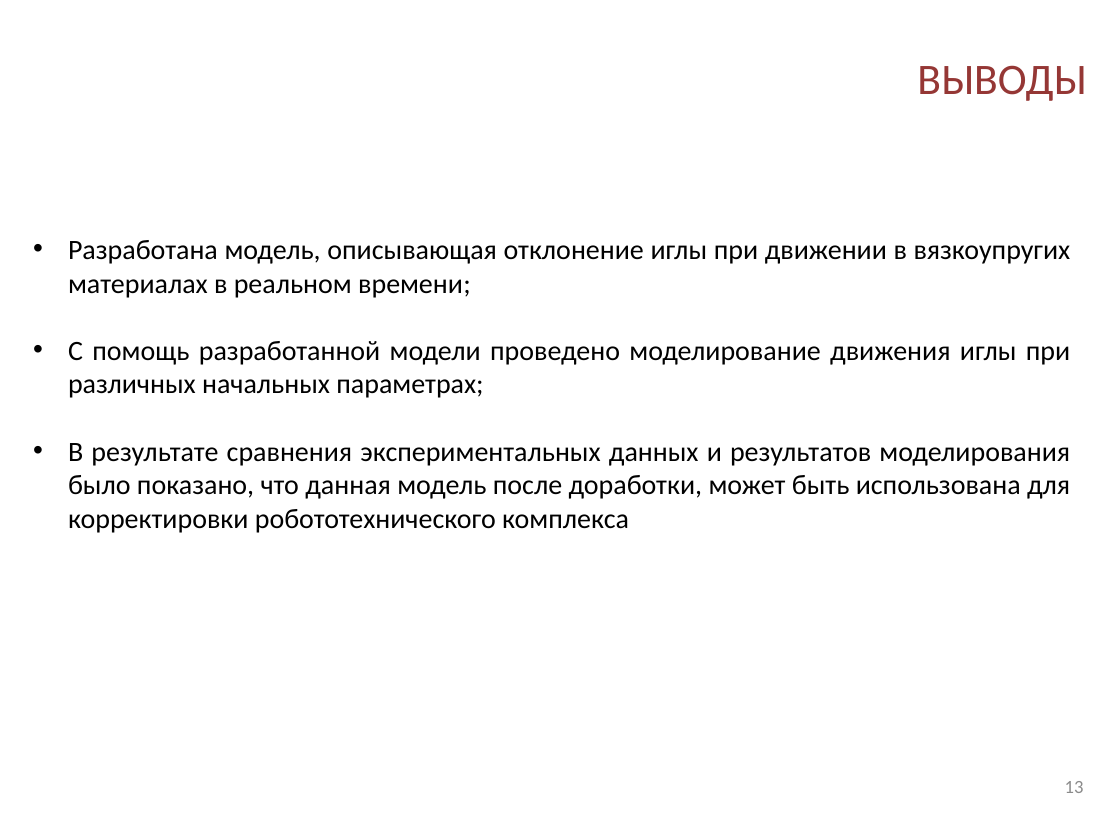
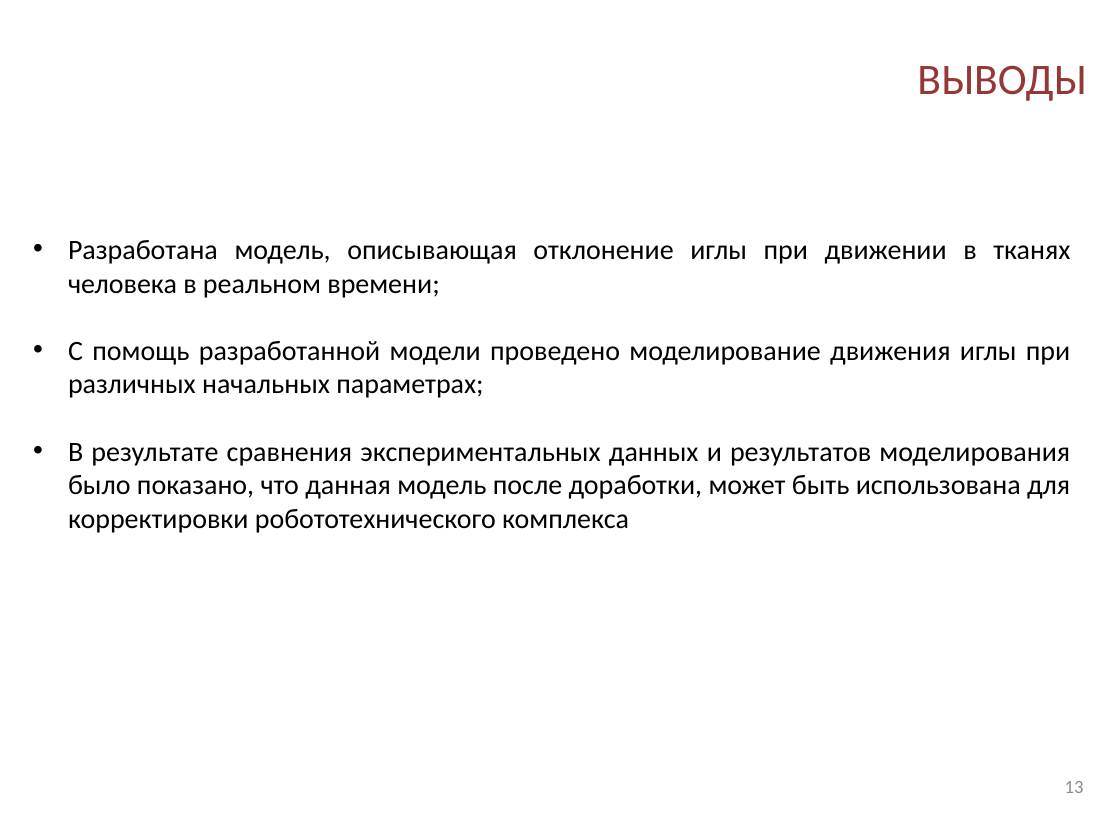
Before and after one commit to IgVaCompany/MyWorks, a slide deck: slide 13 of Dissertacia/MyWork/DocWork/Модель деформируемого объекта управления.pptx. Drawn at 1120x840 pixels with LibreOffice and Linux fonts; fonts in the diff are those of the drawing; background and template pictures are left out. Boxes give left, top, right and bottom in pixels: in the first picture for what was removed or moved away, otherwise in the second. Text is boxed around its words. In the diff, an @@ line names an element or a change of style, - is before the commit and + after.

```diff
--- a/Dissertacia/MyWork/DocWork/Модель деформируемого объекта управления.pptx
+++ b/Dissertacia/MyWork/DocWork/Модель деформируемого объекта управления.pptx
@@ text at (68,240,1070,298): text changed @@
-• Разработана модель, описывающая отклонение иглы при движении в вязкоупругих материалах в реальном времени;
+• Разработана модель, описывающая отклонение иглы при движении в тканях человека в реальном времени;
```
Also in this commit, not shown: 4 other slides changed, 2 other files.
